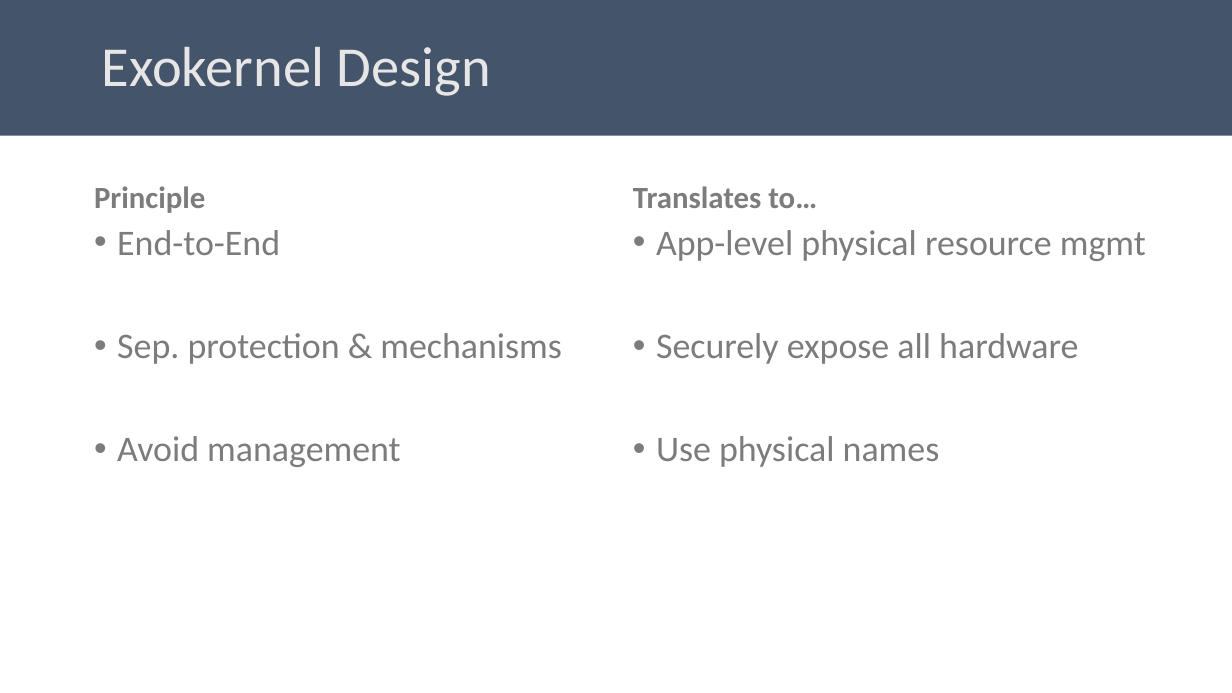
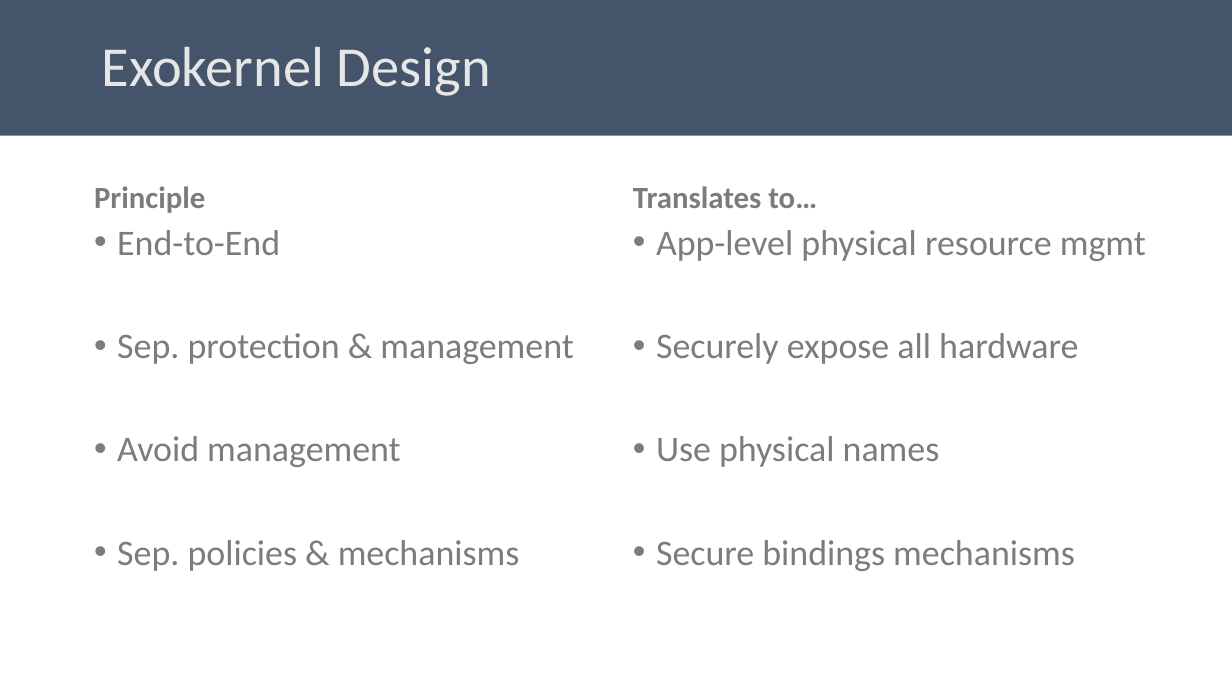
Before and after one commit to aghosn/CandidacyPresentation, a slide deck: slide 9 of CE_presentation.pptx (slide 10 before the commit). Drawn at 1232x693 pixels with LibreOffice and Linux fonts; fonts in the diff are those of the drawing. Boxes give left, top, right and bottom in pixels: in the first picture for what was removed or moved away, otherwise in the second. Text is boxed around its words. In the diff, an @@ line names an element or a change of style, - is before the commit and + after.

Commit message:
Finishing Exokernel

```diff
--- a/CE_presentation.pptx
+++ b/CE_presentation.pptx
@@ text at box(117, 333, 573, 364): text changed @@
-• Sep. protection & mechanisms
+• Sep. protection & management
@@ text at box(117, 540, 520, 571): paragraph added @@
+• Sep. policies & mechanisms
@@ text at box(656, 540, 1075, 571): paragraph added @@
+• Secure bindings mechanisms
```
Also in this commit, not shown: 2 other slides changed, 1 slide added, 1 slide removed, 2 other files.
